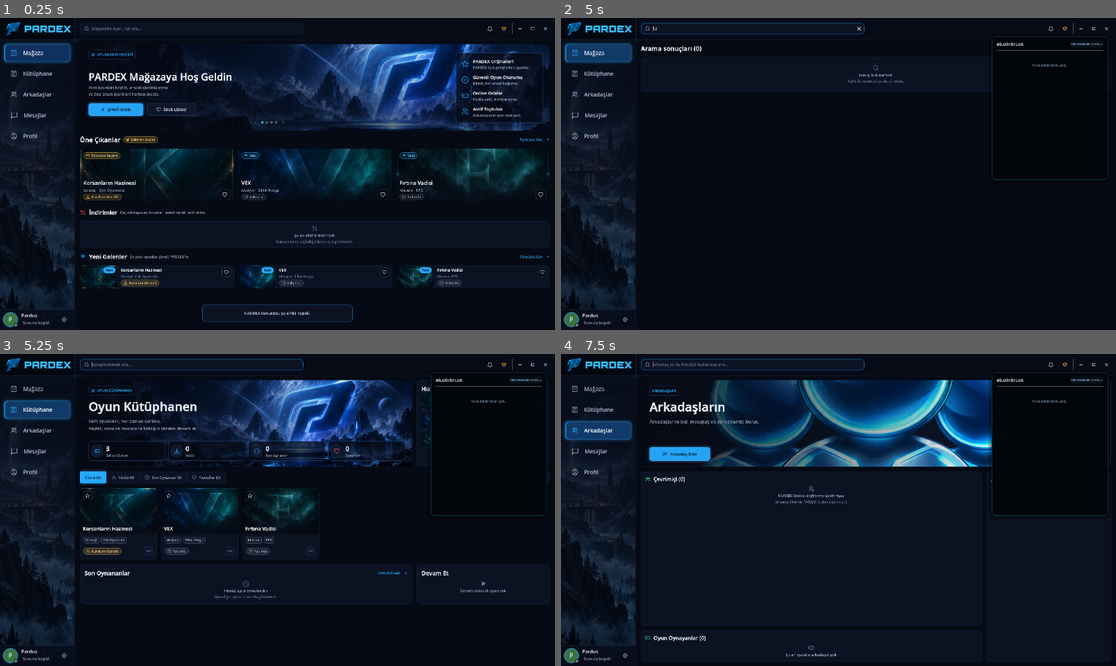
Above: before the commit, frames 1-4 (two rows, left to right).
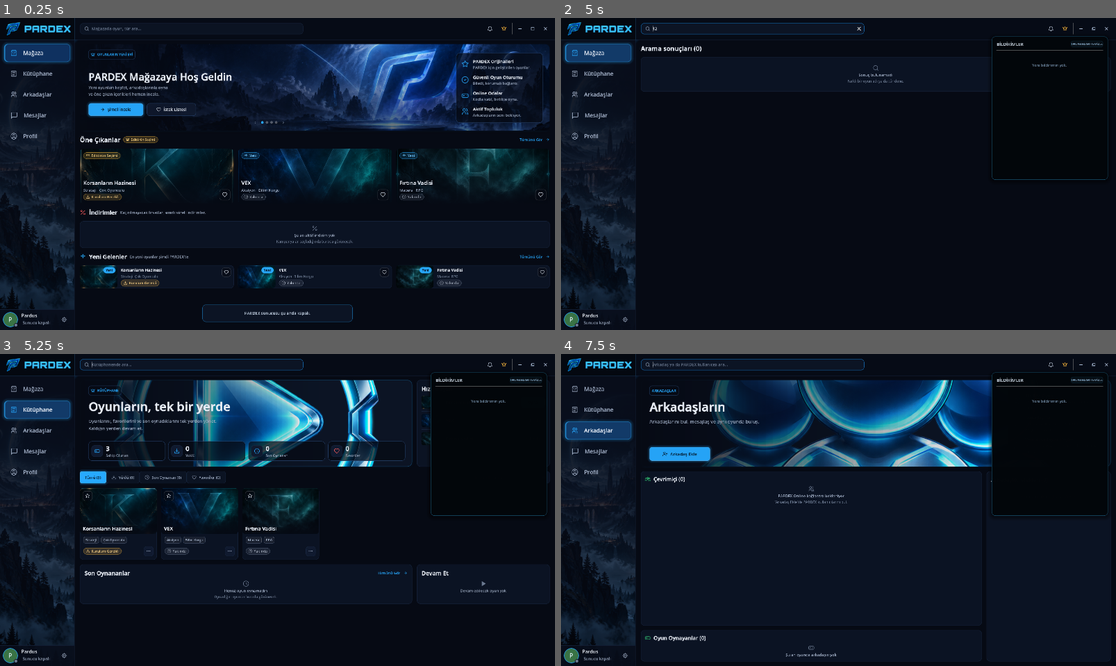
Above: after the commit, the same moments.

Repository: SerkanAydin06/Pardex
Game: Godot game, scene res://scenes/main.tscn
The game is run twice, just before and just after one commit, with the same random seed, the same clock (stepped at 60 frames per second) and the same inputs.
Inputs (mouse positions are in pixels of both pictures, inside the frame that each line leads up to):
- Up to frame 1 (0.25 s): no input
- Up to frame 2 (5 s): click (755, 27) at 0.52 s; type "12" at 0.6 s; click (1049, 27) at 1.25 s; click (1066, 27) at 2 s; click (1082, 27) at 2.75 s; click (1093, 27) at 3.5 s; click "Mağaza" at 4.25 s
- Up to frame 3 (5.25 s): click "Kütüphane" at 5 s
- Up to frame 4 (7.5 s): click "Oyna" at 5.75 s; click "Oyna" at 6.5 s; click "Arkadaşlar" at 7.25 s

Frames 1-2 are identical in both runs. In frame 3, 9.6% of the frame differs, in the area x 16-75%, y 8-37%; in frame 4, nothing differs.

Commit message:
Sync the library scene hero polish

Diff:
--- a/scenes/pages/library_page.tscn
+++ b/scenes/pages/library_page.tscn
@@ -1,7 +1,7 @@
 [gd_scene format=3]
 
 [ext_resource type="Script" path="res://scripts/pages/library_page.gd" id="1_8ucsj"]
-[ext_resource type="Texture2D" path="res://assets/ui/home_hero_banner.png" id="2_08brj"]
+[ext_resource type="Texture2D" path="res://assets/ui/hero_play.png" id="2_08brj"]
 [ext_resource type="Texture2D" path="res://assets/ui/icons/crown.svg" id="3_eom10"]
 [ext_resource type="Texture2D" path="res://assets/ui/icons/gamepad.svg" id="4_1rylr"]
 [ext_resource type="Texture2D" path="res://assets/ui/icons/download.svg" id="5_idi43"]
@@ -1394,7 +1394,7 @@
 theme_override_colors/font_outline_color = Color(0.15294118, 0.6627451, 1, 1)
 theme_override_constants/outline_size = 1
 theme_override_font_sizes/font_size = 12
-text = "OYUN KÜTÜPHANEN"
+text = "KÜTÜPHANE"
 
 [node name="Label1" type="Label" parent="ScrollContainer1/VBoxContainer1/TopRow/PanelContainer1/MarginContainer1/VBoxContainer1" unique_id=575936992]
 layout_mode = 2
@@ -1402,14 +1402,14 @@
 theme_override_colors/font_outline_color = Color(0.93333334, 0.9529412, 0.9843137, 1)
 theme_override_constants/outline_size = 2
 theme_override_font_sizes/font_size = 42
-text = "Oyun Kütüphanen"
+text = "Oyunların, tek bir yerde"
 
 [node name="Label2" type="Label" parent="ScrollContainer1/VBoxContainer1/TopRow/PanelContainer1/MarginContainer1/VBoxContainer1" unique_id=1289943440]
 layout_mode = 2
 theme_override_colors/font_color = Color(0.6392157, 0.69411767, 0.78431374, 1)
 theme_override_font_sizes/font_size = 15
-text = "Tüm oyunların, her zaman seninle.
-Keşfet, oyna ve macerana kaldığın yerden devam et."
+text = "Oyunlarını, favorilerini ve son oynadıklarını tek yerden yönet.
+Kaldığın yerden devam et."
 
 [node name="Control1" type="Control" parent="ScrollContainer1/VBoxContainer1/TopRow/PanelContainer1/MarginContainer1/VBoxContainer1" unique_id=2033659240]
 layout_mode = 2
